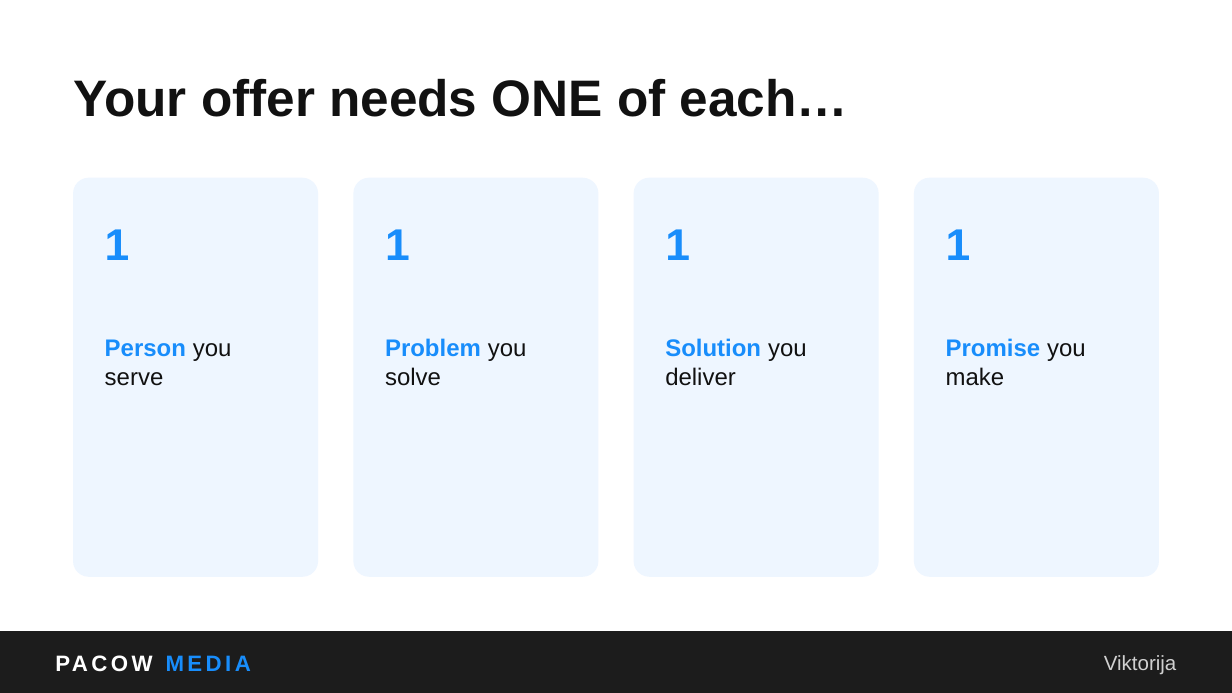
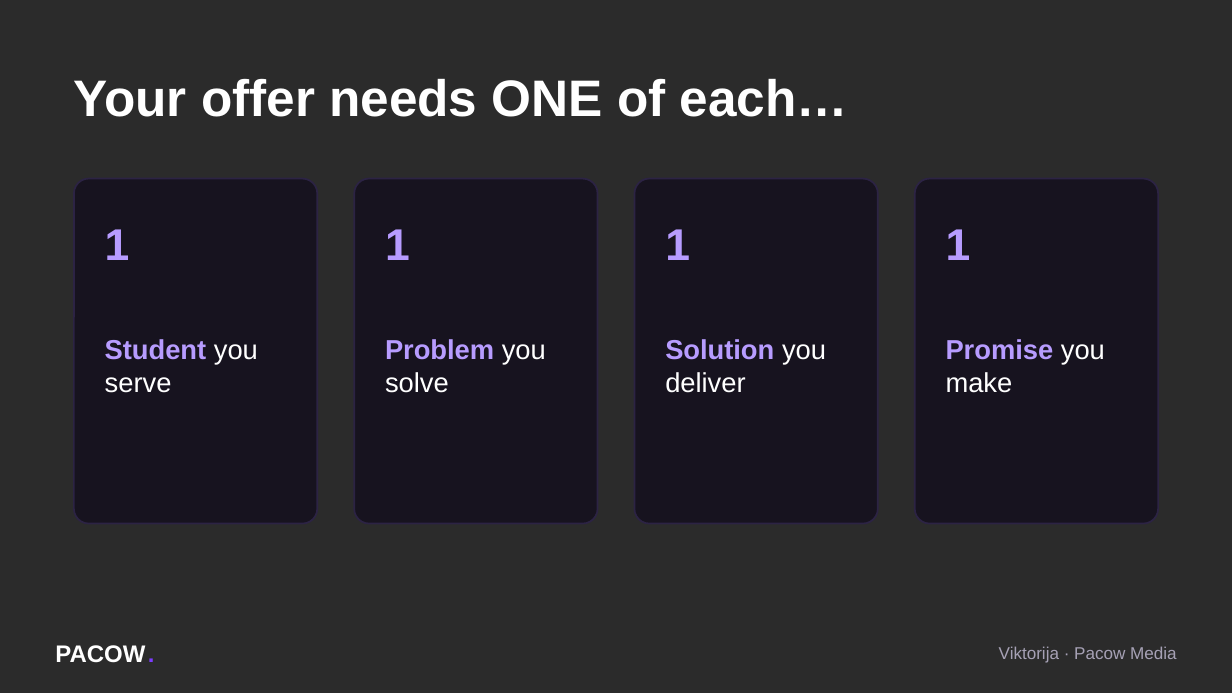
Before and after one commit to ema-del/business, a slide deck: slide 32 of webinar/Pacow_Media_Webinar.pptx (slide 37 before the commit). Drawn at 1232x693 pixels with LibreOffice and Linux fonts; fonts in the diff are those of the drawing; background and template pictures are left out; a plain dark background stands for a picture behind light text. Boxes give left, top, right and bottom in pixels: in the first picture for what was removed or moved away, otherwise in the second. Text is boxed around its words. In the diff, an @@ line names an element or a change of style, - is before the commit and + after.

```diff
--- a/webinar/Pacow_Media_Webinar.pptx
+++ b/webinar/Pacow_Media_Webinar.pptx
@@ background #FFFFFF to picture (left out) @@
@@ text "Your offer needs ONE of ..." at [74, 79, 848, 117]: text colour #111111 to #FFFFFF @@
@@ rounded rectangle: place and size @@
-rounded rectangle at [74, 179, 318, 577]
+rounded rectangle at [74, 179, 318, 524]
@@ fill #EEF6FF to #17131F; outline #EEF6FF 1 pt to #2C2344 1 pt in 4 elements at [634, 179, 878, 524], [914, 179, 1158, 524], [74, 179, 318, 524], [355, 179, 599, 524] @@
@@ rounded rectangle: place and size @@
-rounded rectangle at [355, 179, 599, 577]
+rounded rectangle at [355, 179, 599, 524]
@@ rounded rectangle: place and size @@
-rounded rectangle at [634, 179, 878, 577]
+rounded rectangle at [634, 179, 878, 524]
@@ rounded rectangle: place and size @@
-rounded rectangle at [914, 179, 1158, 577]
+rounded rectangle at [914, 179, 1158, 524]
@@ text colour #188DFB to #B79CFF in 4 elements at [105, 229, 130, 260], [385, 229, 410, 260], [665, 229, 690, 260], [946, 229, 971, 260] @@
@@ text at [105, 339, 258, 393]: text changed; size 14 to 16 pt; text colour #111111 to #FFFFFF @@
-Person you serve
+Student you serve
@@ text "Problem you solve" at [385, 339, 546, 393]: size 14 to 16 pt; text colour #188DFB to #B79CFF in "Problem"; text colour #111111 to #FFFFFF in "you solve" @@
@@ text "Solution you deliver" at [665, 339, 826, 393]: size 14 to 16 pt; text colour #188DFB to #B79CFF in "Solution"; text colour #111111 to #FFFFFF in "you deliver" @@
@@ text "Promise you make" at [946, 339, 1105, 393]: size 14 to 16 pt; text colour #188DFB to #B79CFF in "Promise"; text colour #111111 to #FFFFFF in "you make" @@
@@ rectangle removed at [0, 631, 1232, 692] @@
@@ text removed at [55, 631, 425, 692] @@
-PACOW MEDIA
@@ text added at [55, 645, 154, 663], 14 pt, text #FFFFFF, bold @@
+PACOW
@@ text added at [148, 631, 172, 674], 14 pt, text #7C3CFF, bold @@
+.
@@ text added at [999, 646, 1177, 663], 10 pt, text #A6A1B5 @@
+Viktorija · Pacow Media
@@ text removed at [1104, 655, 1177, 675] @@
-Viktorija
```
Also in this commit, not shown: 44 other slides changed, 15 slides added, 20 slides removed, 1 other file.
